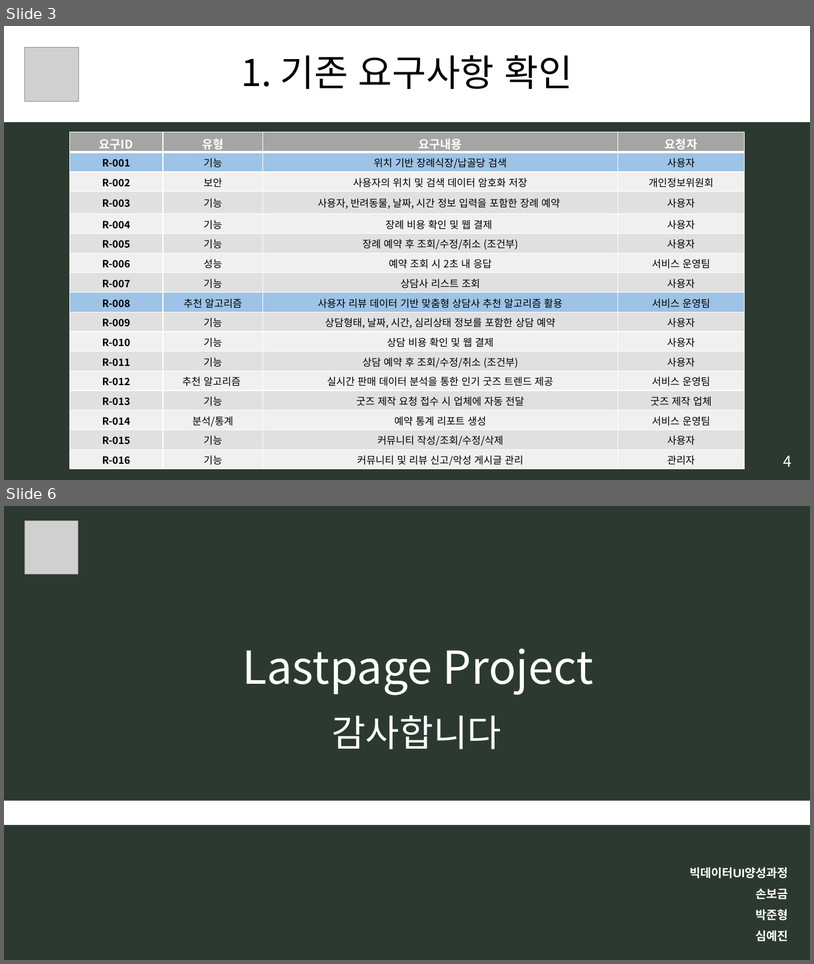
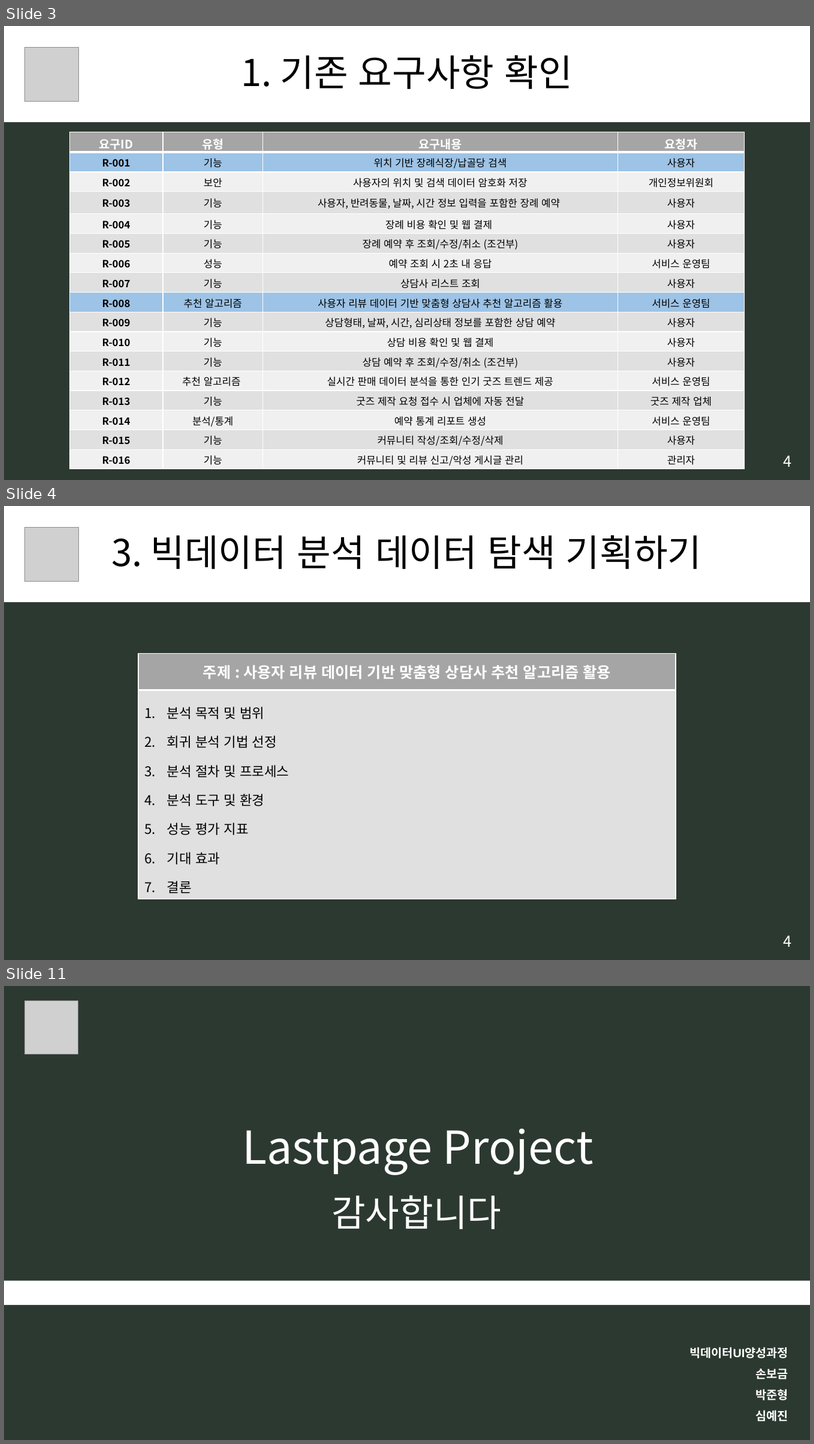
Before and after one commit to BIGDATA-UI-T3/Lastpage_Project, a slide deck: [모듈] 10. 빅데이터 분석기획.pptx. Shown one above the other, each under a label of ours: slides 3 and 6 before the commit, slides 3, 4 and 11 after it; the slides between them are not shown. The pictures are 814x964 and 814x1444 pixels, drawn with LibreOffice and Linux fonts; fonts in the diff are those of the drawing; grey boxes stand for pictures. Boxes give left, top, right and bottom in pixels: in the first picture for what was removed or moved away, otherwise in the second. Text is boxed around its words. In the diff, an @@ line names an element or a change of style, - is before the commit and + after.

```diff
--- a/[모듈] 10. 빅데이터 분석기획.pptx
+++ b/[모듈] 10. 빅데이터 분석기획.pptx
@@ slide 4 added at box(4, 506, 810, 960), background #2C3930 @@
@@ rectangle added at box(4, 506, 810, 602), fill #FFFFFF, 44 pt, text #000000 @@
+3. 빅데이터 분석 데이터 탐색 기획하기
@@ picture added at box(24, 527, 78, 581) @@
@@ table added at box(138, 653, 676, 898), 2 rows, 1 columns @@
+주제 : 사용자 리뷰 데이터 기반 맞춤형 상담사 추천 알고리즘 활용
+분석 목적 및 범위 / 회귀 분석 기법 선정 / 분석 절차 및 프로세스 / 분석 도구 및 환경 / 성능 평가 지표 / 기대 효과 / 결론
@@ text added at box(784, 935, 792, 946), 18 pt, text #FFFFFF @@
+4
@@ what was slide 6 is now slide 11 @@
```
Also in this commit, not shown: 2 slides changed, 4 other slides added, 1 other file.
